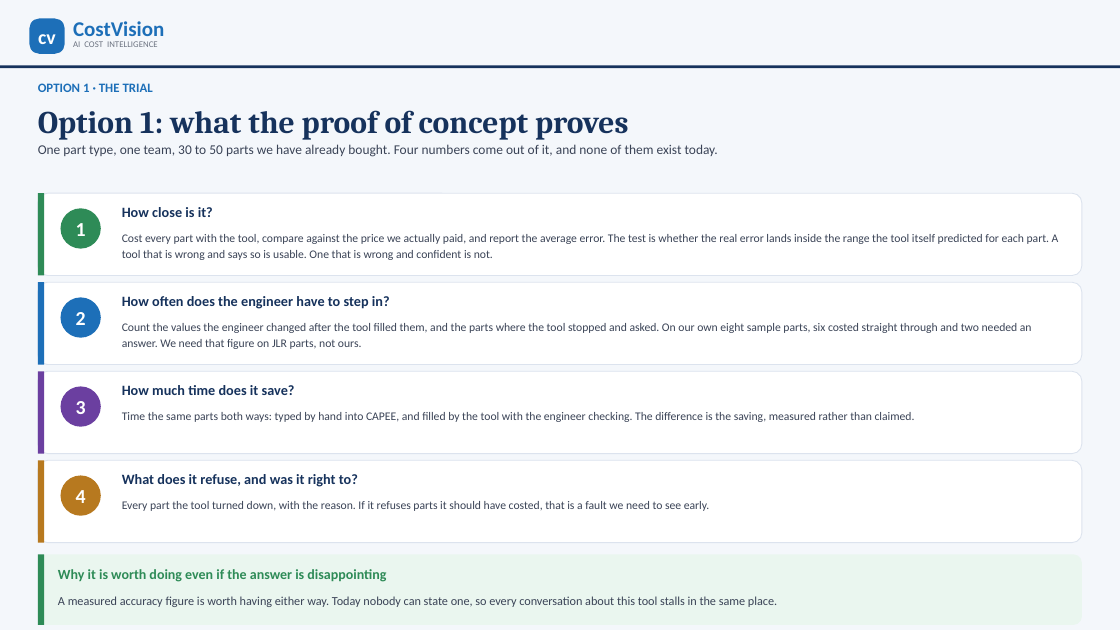
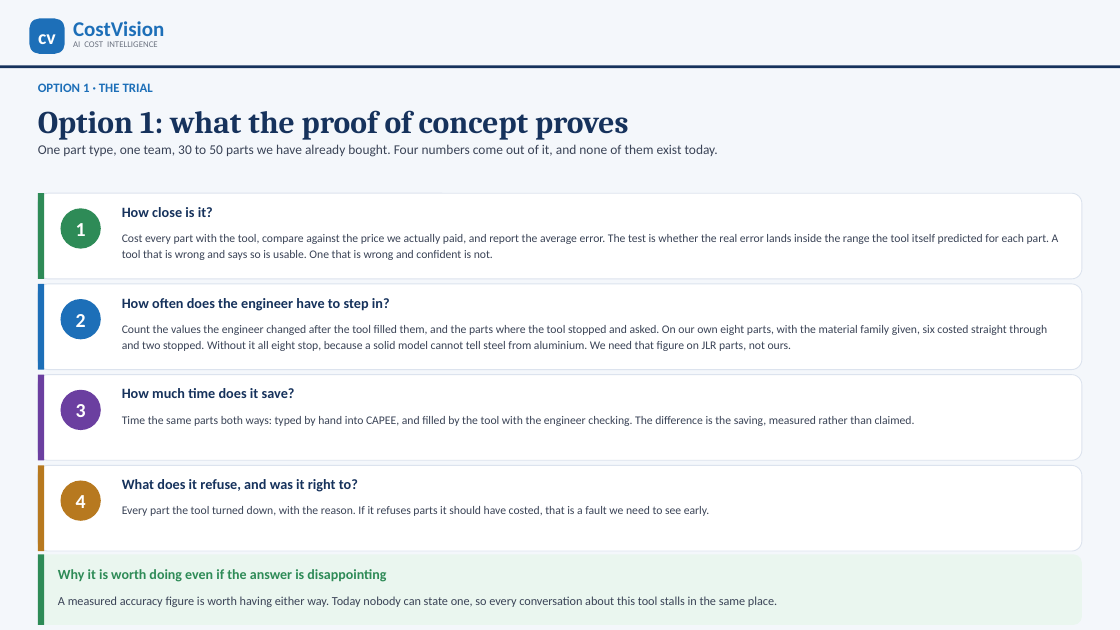
Before and after one commit to bhosaleavinash546/leamington-marathi, a slide deck: slide 11 of CostVision-CAPEE-Implementation-Options.pptx. Drawn at 1120x630 pixels with LibreOffice and Linux fonts; fonts in the diff are those of the drawing. Boxes give left, top, right and bottom in pixels: in the first picture for what was removed or moved away, otherwise in the second. Text is boxed around its words. In the diff, an @@ line names an element or a change of style, - is before the commit and + after.

```diff
--- a/CostVision-CAPEE-Implementation-Options.pptx
+++ b/CostVision-CAPEE-Implementation-Options.pptx
@@ rounded rectangle: place and size @@
-rounded rectangle at [38,282,1082,365]
+rounded rectangle at [38,284,1082,370]
@@ rectangle: place and size @@
-rectangle at [38,282,44,365]
+rectangle at [38,284,44,370]
@@ text at [122,325,1047,351]: text changed @@
-Count the values the engineer changed after the tool filled them, and the parts where the tool stopped and asked. On our own eight sample parts, six costed straight through and two needed an answer. We need that figure on JLR parts, not ours.
+Count the values the engineer changed after the tool filled them, and the parts where the tool stopped and asked. On our own eight parts, with the material family given, six costed straight through and two stopped. Without it all eight stop, because a solid model cannot tell steel from aluminium. We need that figure on JLR parts, not ours.
@@ 3 texts, 2 ellipses, 2 rounded rectangles, 2 rectangles: place and size @@
-3 texts, 2 ellipses, 2 rounded rectangles, 2 rectangles at [38,371,1082,543]
+3 texts, 2 ellipses, 2 rounded rectangles, 2 rectangles at [38,375,1082,551]
```
Also in this commit, not shown: 9 other slides changed, 2 other files.
